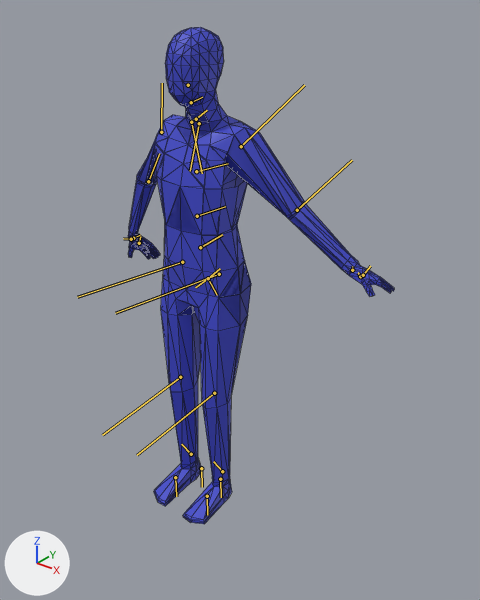
The FBX model DirectX/Resources/Fbx/player/player.fbx, before and after one commit.
Both versions are drawn from a camera (50 mm lens) standing at (1.66, -1.81, 2.12) and looking at (0.16, 0.06, 0.96). Every picture has the same lights, and +X, +Y and +Z are marked at lower left. Both versions are drawn at frame 1 of the action 'Run.001'; the numbers are the values there. The bones that bend it are drawn over the model as lines. Mesh edges are drawn as thin lines.

In view in the first picture: 'BaseHuman'.
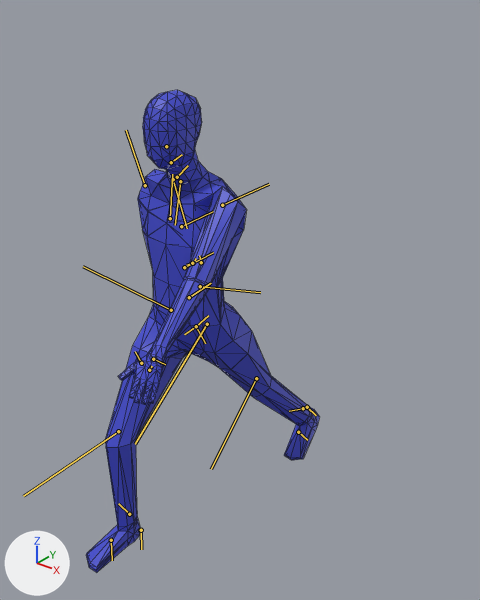
Where the change shows, as pixel boxes (x1, y1, x2, y2) in the pictures (480 x 600 px):
'BaseHuman', posed (12% narrower): before (128, 27, 394, 524); after (86, 90, 320, 572)
bone 'spine', root to tip: before (208, 278) to (220, 268); after (196, 326) to (208, 315)
bone 'spine.002', root to tip: before (197, 216) to (225, 206); after (184, 267) to (213, 252)
bone 'spine.006', root to tip: before (188, 85) to (190, 84); after (166, 146) to (168, 145)
bone 'upper_arm.L', root to tip: before (241, 146) to (304, 85); after (222, 205) to (269, 184)
bone 'upper_arm.R', root to tip: before (161, 132) to (162, 83); after (145, 185) to (126, 130)
bone 'thigh.L', root to tip: before (219, 274) to (115, 313); after (207, 324) to (135, 444)
bone 'shin.L', root to tip: before (214, 393) to (137, 455); after (256, 378) to (211, 469)
bone 'thigh.R', root to tip: before (182, 262) to (77, 297); after (171, 310) to (83, 266)
bone 'shin.R', root to tip: before (180, 377) to (102, 435); after (118, 431) to (23, 496)

Diff of the bpy script that builds the scene:
```diff
--- a/DirectX/Resources/Fbx/player/player.fbx.py
+++ b/DirectX/Resources/Fbx/player/player.fbx.py
@@ bone_spine @@
 bone_spine = bpy.data.objects['metarig'].pose.bones['spine']
-bone_spine.location = (0.0, 0.0, 0.0)
+bone_spine.location = (0.0, -0.124, -0.164)
@@ bone_spine_002 @@
 bone_spine_002 = bpy.data.objects['metarig'].pose.bones['spine.002']  # child of 'spine.001'
-bone_spine_002.rotation_quaternion = (1.0, 0.0, 0.0, 0.0)  # degrees (0, 0, 0)
+bone_spine_002.rotation_quaternion = (0.999, 0.043, 0.0, 0.0)  # degrees (5, 0, 0)
@@ bone_spine_006 @@
 bone_spine_006 = bpy.data.objects['metarig'].pose.bones['spine.006']  # child of 'spine.005'
-bone_spine_006.rotation_quaternion = (1.0, 0.0, 0.0, 0.0)  # degrees (0, 0, 0)
+bone_spine_006.rotation_quaternion = (1.0, -0.028, 0.0, 0.0)  # degrees (-3, 0, 0)
@@ bone_upper_arm_l @@
 bone_upper_arm_l = bpy.data.objects['metarig'].pose.bones['upper_arm.L']  # child of 'shoulder.L'
-bone_upper_arm_l.rotation_quaternion = (0.798, 0.087, 0.444, 0.398)  # degrees (40, 40, 68)
+bone_upper_arm_l.rotation_quaternion = (0.597, 0.673, 0.006, 0.437)  # degrees (83, -36, 41)
@@ bone_upper_arm_r @@
 bone_upper_arm_r = bpy.data.objects['metarig'].pose.bones['upper_arm.R']  # child of 'shoulder.R'
-bone_upper_arm_r.rotation_quaternion = (0.782, 0.21, -0.427, -0.403)  # degrees (51, -30, -69)
+bone_upper_arm_r.rotation_quaternion = (0.598, 0.124, -0.57, -0.55)  # degrees (68, -33, -108)
@@ bone_thigh_l @@
 bone_thigh_l = bpy.data.objects['metarig'].pose.bones['thigh.L']  # child of 'spine'
-bone_thigh_l.rotation_quaternion = (1.0, 0.0, 0.0, 0.0)  # degrees (0, 0, 0)
+bone_thigh_l.rotation_quaternion = (0.931, 0.365, 0.0, 0.0)  # degrees (43, 0, 0)
@@ bone_shin_l @@
 bone_shin_l = bpy.data.objects['metarig'].pose.bones['shin.L']  # child of 'thigh.L'
-bone_shin_l.rotation_quaternion = (1.0, 0.0, 0.0, 0.0)  # degrees (0, 0, 0)
+bone_shin_l.rotation_quaternion = (0.998, -0.027, 0.063, 0.01)  # degrees (-3, 7, 1)
@@ bone_thigh_r @@
 bone_thigh_r = bpy.data.objects['metarig'].pose.bones['thigh.R']  # child of 'spine'
-bone_thigh_r.rotation_quaternion = (1.0, 0.0, 0.0, 0.0)  # degrees (0, 0, 0)
+bone_thigh_r.rotation_quaternion = (0.956, -0.294, 0.0, 0.0)  # degrees (-34, 0, 0)
@@ bone_shin_r @@
 bone_shin_r = bpy.data.objects['metarig'].pose.bones['shin.R']  # child of 'thigh.R'
-bone_shin_r.rotation_quaternion = (1.0, 0.0, 0.0, 0.0)  # degrees (0, 0, 0)
+bone_shin_r.rotation_quaternion = (0.964, 0.265, 0.0, 0.0)  # degrees (31, 0, 0)
```
